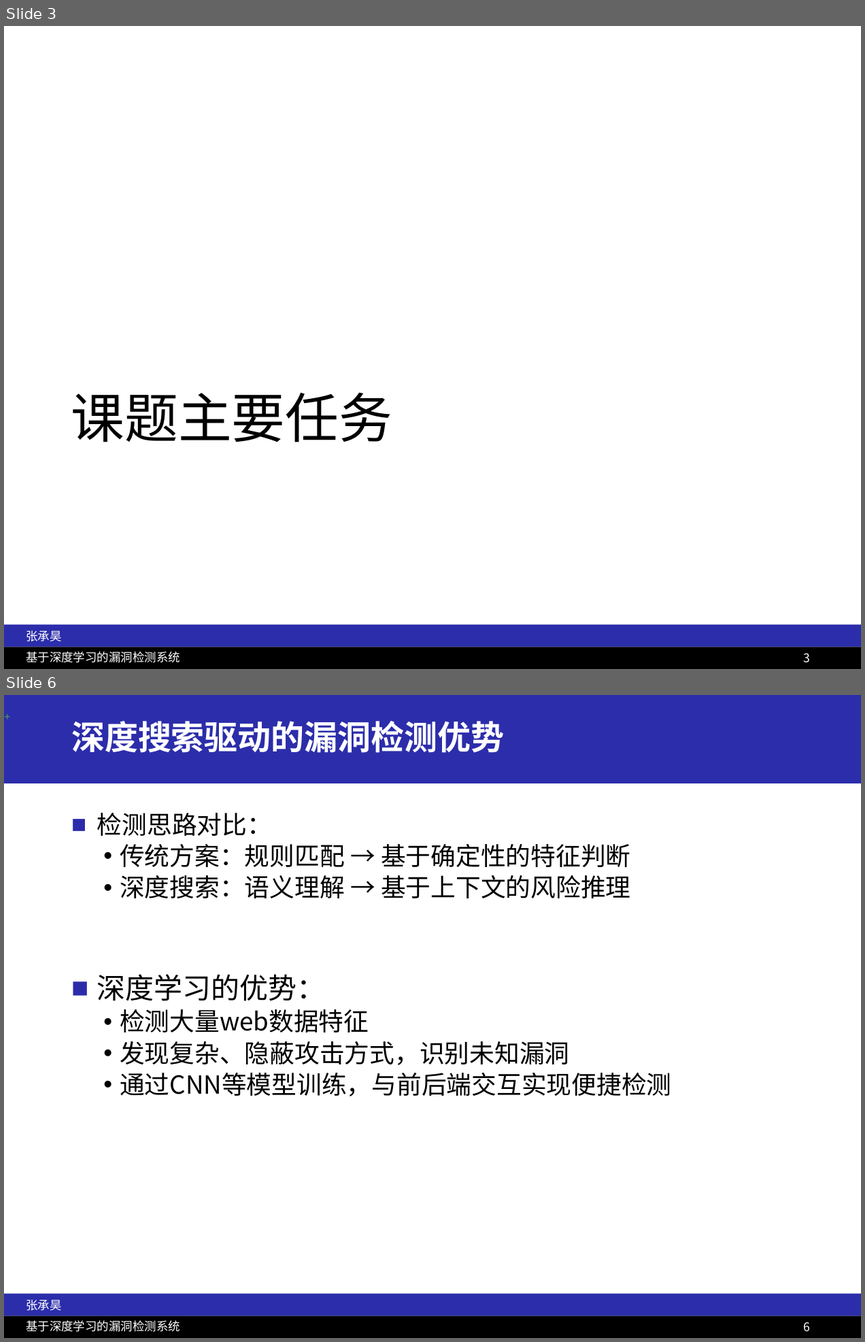
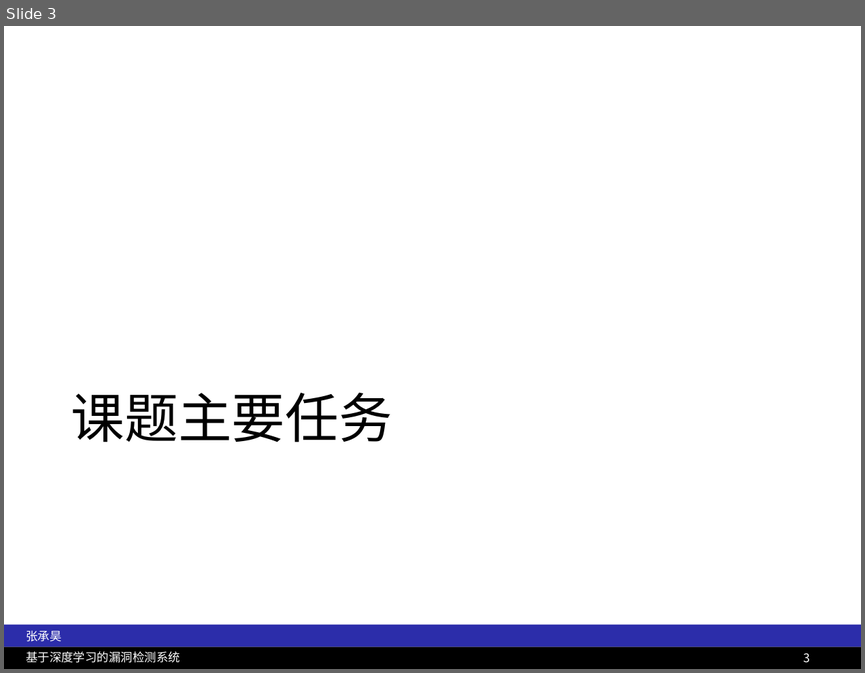
Before and after one commit to IzayoiSakuye/DLwvs, a slide deck: 答辩ppt.pptx. Shown one above the other, each under a label of ours: slides 3 and 6 before the commit, slide 3 after it; the slides between them are not shown. The pictures are 865x1342 and 865x673 pixels, drawn with LibreOffice and Linux fonts; fonts in the diff are those of the drawing. Boxes give left, top, right and bottom in pixels: in the first picture for what was removed or moved away, otherwise in the second. Text is boxed around its words. In the diff, an @@ line names an element or a change of style, - is before the commit and + after.

```diff
--- a/答辩ppt.pptx
+++ b/答辩ppt.pptx
@@ slide 6 removed at [4,695,861,1338], background #FFFFFF; not listed: 5 template elements that a slide beside it also shows @@
@@ rectangle removed at [4,695,861,783] @@
@@ text removed at [4,709,10,722] @@
-+
@@ title removed at [71,721,504,753] @@
-深度搜索驱动的漏洞检测优势
@@ text removed at [97,813,672,1096] @@
-■ 检测思路对比：
-  • 传统方案：规则匹配 → 基于确定性的特征判断
-  • 深度搜索：语义理解 → 基于上下文的风险推理
-■ 深度学习的优势：
-  • 检测大量web数据特征
-  • 发现复杂、隐蔽攻击方式，识别未知漏洞
-  • 通过CNN等模型训练，与前后端交互实现便捷检测
```
Also in this commit, not shown: 6 slides changed, 1 slide added, 9 other files.
